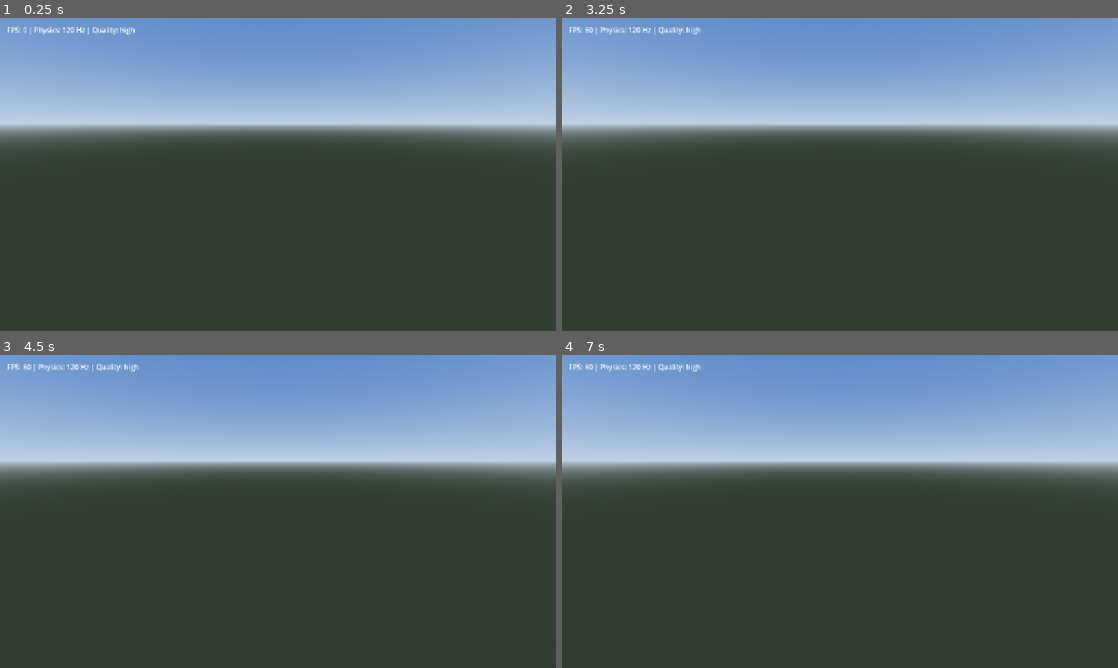
Above: before the commit, frames 1-4 (two rows, left to right).
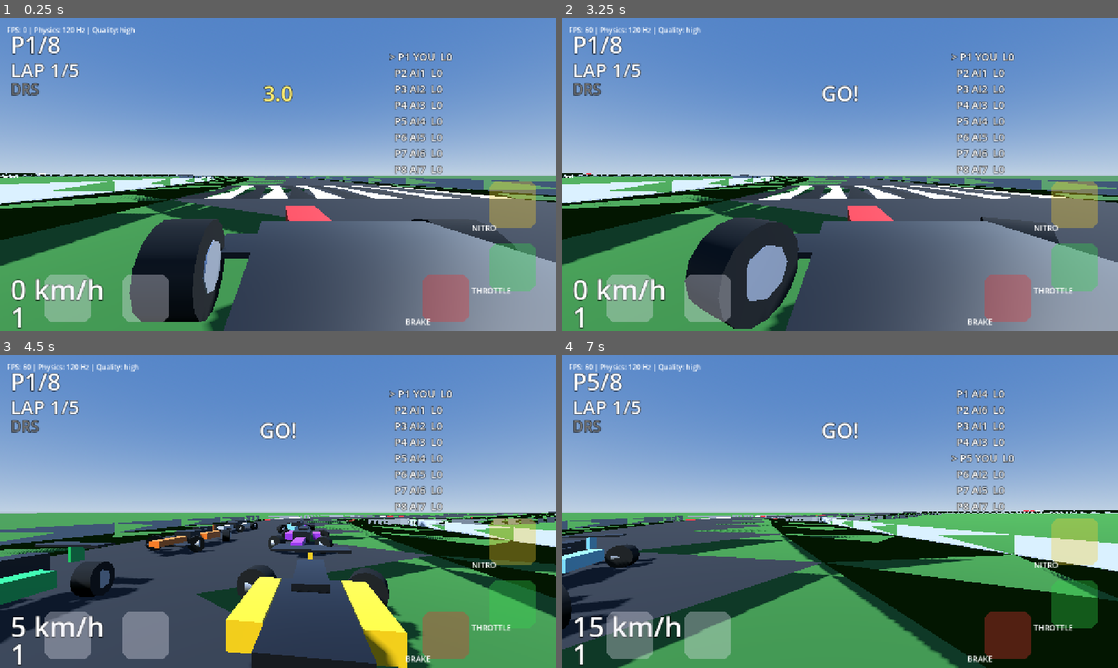
Above: after the commit, the same moments.

Repository: pandaysq/f1-game
Game: Godot game, scene res://scenes/main.tscn
The game is run twice, just before and just after one commit, with the same random seed, the same clock (stepped at 60 frames per second) and the same inputs.
Inputs:
- Up to frame 1 (0.25 s): no input
- Up to frame 2 (3.25 s): hold D (steer_right) 0.53-1.28 s; hold Shift (nitro) 0.53-1.28 s; tap W (throttle) at 0.8, 1.35, 2.3 s; hold S (brake) 1.28-2.03 s; tap Shift (nitro) at 1.55, 2.85 s; tap Enter at 2 s; hold E (drs) 2.03-2.78 s; hold D (steer_right) from 2.03 s (still down); tap R (reset_car) at 2.75 s
- Up to frame 3 (4.5 s): release D (steer_right) at 3.53 s; hold W (throttle) 3.53-4.28 s; hold A (steer_left) from 3.53 s (still down); tap V (toggle_camera) at 4.35 s
- Up to frame 4 (7 s): tap Shift (nitro) at 4.55, 6.05 s; release A (steer_left) at 5.03 s; hold S (brake) 5.03-5.78 s; hold Shift (nitro) 5.03-5.78 s; tap W (throttle) at 5.3, 5.85, 6.8 s; hold D (steer_right) from 5.78 s (still down); hold E (drs) from 6.53 s (still down)

The runs differ from the first frame. In frame 1, 88% of the frame differs, in the area x 0-100%, y 5-100%; in frame 2, 87%; in frame 3, 86%; in frame 4, 87%.
Error before the commit: Parse Error: Unindent doesn't match the previous indentation level. (res://scripts/main.gd:199)

Commit message:
fix: road collision slivers -> box slabs; race grid anchored to the line
Two race-blocking defects found by the 8-car smoke test:
- Road collision trimesh carried a ~1 m diagonal sliver gap (top faces
  missing around idx 2-3; the pole car dropped half through it and sat
  on two wheels). Root cause: triangle-strip sliver in the extruded
  collision. Replaced the road collision with per-segment BOX slabs
  (width x 0.4 m x len+0.5 m overlap) — gaps are structurally
  impossible; top plane matches the road within ~2 cm.
- Race grid was anchored to the SPAWN point (idx 4), putting slots 1-3
  AHEAD of the start line (idx 0) — the first line crossing never armed
  lap 1, so laps counted one lap late and the race never finished.
  The grid is now anchored to the start/finish timing line: slots at
  progress 0.97+ behind the line.

Verified: full 8-car race finishes (leader ~67 s lap, classification
P1-P8), min y -0.97 vs road min -1.0 (no tunneling), 72/72 checks.

Diff:
--- a/scripts/main.gd
+++ b/scripts/main.gd
@@ -20,6 +20,7 @@
 ]
 
 var track: TrackData
+var ai_line: RacingLine
 var cars: Array[Car] = []
 var drivers: Array[AiDriver] = []
 var session: RaceSession
@@ -74,16 +75,15 @@
 	session = RaceSession.new(track, config, grid_size)
 	var grid := session.grid_transforms()
 
-	var vehicle: Dictionary = JSON.parse_string(
-		FileAccess.get_file_as_string("res://assets/data/vehicle.json")
-	)
-	var line := RacingLine.build(track, 2.0, 0.9, 9)
-
 	var ai_cfg: Dictionary = config.get("ai", {})
 	var levels: Dictionary = ai_cfg.get("levels", {})
 	var default_level: String = ai_cfg.get("default_level", "pro")
 	var base_seed: int = ai_cfg.get("seed", 1234)
 	var ai_count: int = ai_cfg.get("count", grid_size - 1)
+	ai_line = RacingLine.build(track, 2.0, 0.9, 9)
+	var vehicle: Dictionary = JSON.parse_string(
+		FileAccess.get_file_as_string("res://assets/data/vehicle.json")
+	)
 
 	for i in range(grid_size):
 		var car: Car
@@ -96,10 +96,10 @@
 		cars.append(car)
 		if i > 0 and i <= ai_count:
 			var level: Dictionary = levels.get(default_level, {})
-			var profile := SpeedProfile.build(line, vehicle, float(level.get("mu_eff", 0.65)))
+			var profile := SpeedProfile.build(ai_line, vehicle, float(level.get("mu_eff", 0.65)))
 			var driver := AiDriver.new()
 			add_child(driver)
-			driver.setup(car, track, line, profile, level, base_seed + i * 17)
+			driver.setup(car, track, ai_line, profile, level, base_seed + i * 17)
 			driver.frozen = true
 			drivers.append(driver)
 			driver.reset_requested.connect(_on_ai_reset.bind(driver))
@@ -185,21 +185,20 @@
 
 	if not _race_over and not session.classification.is_empty():
 		_race_over = true
-		var results := "\n".join(
-			session.classification.map(
-				func(entry: Dictionary) -> String:
-					return (
-						"P%d  %s  L%d  best %s"
-						% [
-							entry["position"],
-							"YOU" if entry["car_index"] == 0 else "AI%d" % entry["car_index"],
-							entry["laps"],
-							_format_lap(entry["best_lap"]),
-						]
-					)
-			)
-		)
+		var results := "\n".join(session.classification.map(_classification_line))
 		race_hud.show_message("FINISH!\n" + results)
+
+
+func _classification_line(entry: Dictionary) -> String:
+	return (
+		"P%d  %s  L%d  best %s"
+		% [
+			entry["position"],
+			"YOU" if entry["car_index"] == 0 else "AI%d" % entry["car_index"],
+			entry["laps"],
+			_format_lap(entry["best_lap"]),
+		]
+	)
 
 
 func _update_player_drs() -> void:
@@ -234,16 +233,22 @@
 		if parts.size() == 2 and parts[0].is_valid_float():
 			_shot_plan.append([parts[0].to_float(), parts[1]])
 	_shot_plan.sort_custom(func(a: Array, b: Array) -> bool: return a[0] < b[0])
-	if OS.get_environment("APEX_DRIVE") != "":
-		# gentle scripted lap: full throttle, mild steering toward track
-		cars[0].external_input = {
-			"throttle": 1.0,
-			"brake": 0.0,
-			"steer": 0.0,
-			"nitro": false,
-			"shift_up": false,
-			"shift_down": false
-		}
+	if OS.get_environment("APEX_DRIVE") != "" and not cars.is_empty():
+		# visual QA: drive the player car with a real AI driver so shots
+		# show actual racing (not a blind full-throttle crash)
+		var vehicle: Dictionary = JSON.parse_string(
+			FileAccess.get_file_as_string("res://assets/data/vehicle.json")
+		)
+		var race_config: Dictionary = JSON.parse_string(
+			FileAccess.get_file_as_string(RACE_CONFIG_PATH)
+		)
+		var level: Dictionary = race_config.get("ai", {}).get("levels", {}).get("pro", {})
+		var profile := SpeedProfile.build(ai_line, vehicle, float(level.get("mu_eff", 0.65)))
+		var driver := AiDriver.new()
+		add_child(driver)
+		driver.setup(cars[0], track, ai_line, profile, level, 777)
+		driver.frozen = not session.started if _mode == "race" else false
+		drivers.append(driver)
 
 
 func _capture_shot(mode: String) -> void:
--- a/scripts/rules/race.gd
+++ b/scripts/rules/race.gd
@@ -72,11 +72,13 @@
 
 ## Grid transforms: two-wide rows behind the start line, 8 m per row,
 ## pole on the right column nearest the line. Cars face along the track.
+## The grid is anchored to the START/FINISH LINE (not the spawn point):
+## slots must sit BEHIND the line so the first crossing arms lap 1.
 func grid_transforms() -> Array[Transform3D]:
 	var row_gap := 8.0
 	var lateral := 2.6
 	var out: Array[Transform3D] = []
-	var i := track.spawn_index
+	var i := _start_line_index()
 	var center: Vector3 = track.points[i]
 	for car in range(car_count):
 		var row := car / 2
@@ -93,6 +95,14 @@
 func _index_behind(i: int, steps: int) -> int:
 	var n := track.point_count()
 	return (i - steps + n * 8) % n
+
+
+## Index of the start/finish timing line (fallback: 0).
+func _start_line_index() -> int:
+	for line in track.timing_lines:
+		if str(line.get("name", "")) == "start_finish":
+			return clampi(int(line.get("index", 0)), 0, track.point_count() - 1)
+	return 0
 
 
 ## Start the race (green flag). Called after the countdown.
--- a/scripts/track_gen/track_builder.gd
+++ b/scripts/track_gen/track_builder.gd
@@ -154,9 +154,42 @@
 			]
 		)
 	var mesh := st.commit()
-	var body := _static_body_with_extruded_trimesh(mesh, 1.0, "asphalt", 0.35)
+	# collision: per-segment BOX slabs instead of a trimesh. A trimesh can
+	# carry sub-meter sliver gaps between adjacent triangle strips (found
+	# at the phase-2 grid start: the pole car fell half through a 1 m
+	# diagonal slit). Boxes cannot have gaps; their top plane matches the
+	# road within ~2 cm on smooth elevation.
+	var body := _road_box_collision(spine)
 	root.add_child(_mesh_instance(mesh, COLOR_ASPHALT, 0.95))
 	root.add_child(body)
+
+
+## Road collision: one flat box slab per refined segment (width x 0.4 m
+## thick x segment length + 0.5 m overlap), oriented along the segment.
+static func _road_box_collision(spine: Array) -> StaticBody3D:
+	var body := StaticBody3D.new()
+	body.set_meta("grip", 1.0)
+	body.set_meta("surface", "asphalt")
+	var n := spine.size()
+	for i in range(n):
+		var a: Dictionary = spine[i]
+		var b: Dictionary = spine[(i + 1) % n]
+		var c0: Vector3 = a["c"]
+		var c1: Vector3 = b["c"]
+		var seg := c1 - c0
+		var length := seg.length()
+		if length < 0.5:
+			continue
+		var dir := seg / length
+		var width: float = float(a["w"]) + float(b["w"])
+		var slab := BoxShape3D.new()
+		slab.size = Vector3(width, 0.4, length + 0.5)
+		var center := (c0 + c1) * 0.5 - Vector3.UP * 0.2
+		var node := CollisionShape3D.new()
+		node.shape = slab
+		node.transform = Transform3D(Basis(Vector3(dir.z, 0.0, -dir.x), Vector3.UP, dir), center)
+		body.add_child(node)
+	return body
 
 
 # ------------------------------------------------------------------- kerbs
